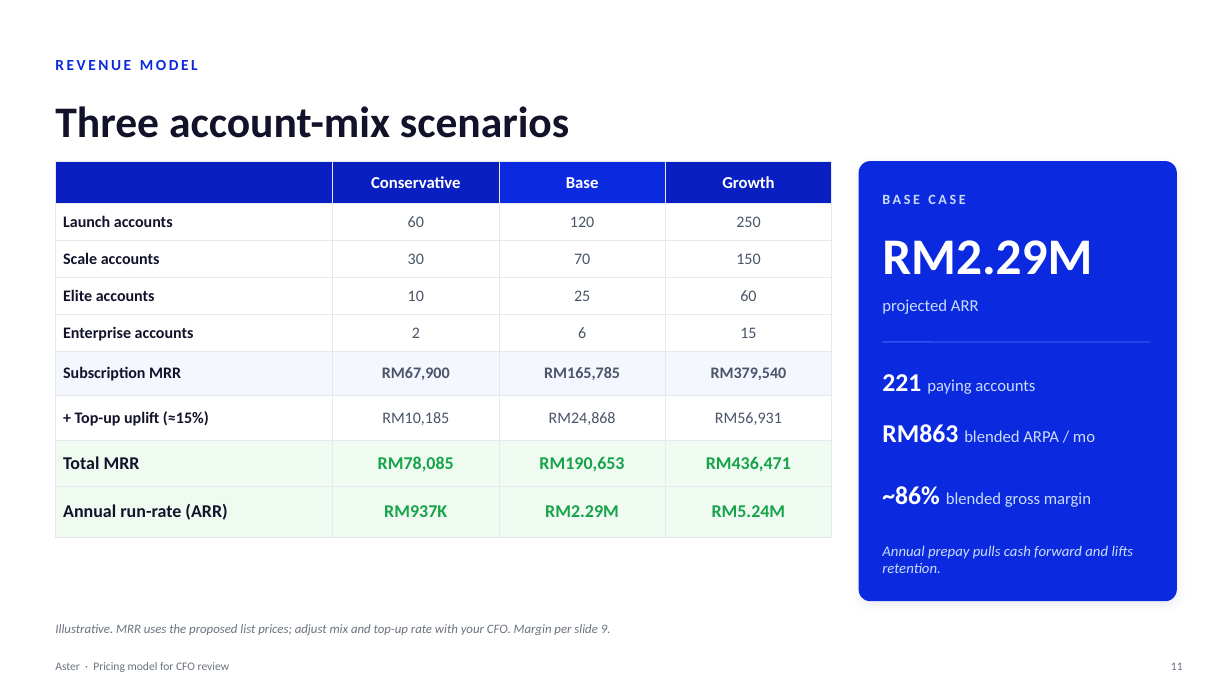
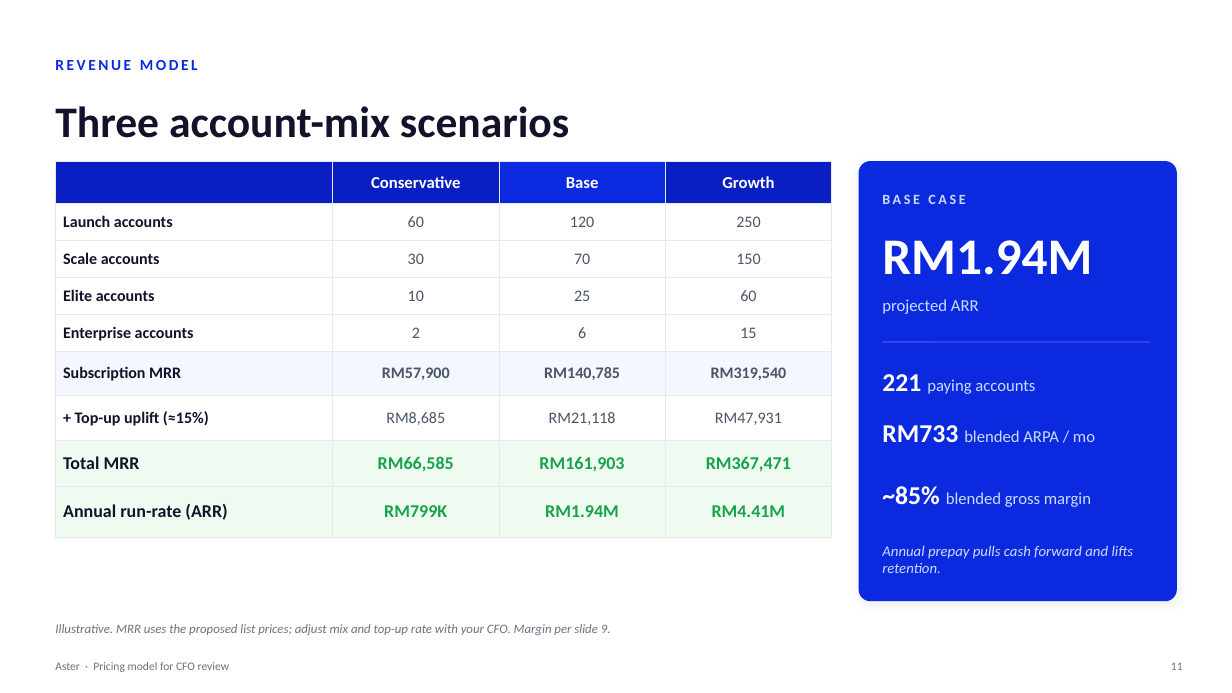
Before and after one commit to shahramly83/aster, a slide deck: slide 11 of docs/aster-pricing-cfo.pptx. Drawn at 1232x693 pixels with LibreOffice and Linux fonts; fonts in the diff are those of the drawing. Boxes give left, top, right and bottom in pixels: in the first picture for what was removed or moved away, otherwise in the second. Text is boxed around its words. In the diff, an @@ line names an element or a change of style, - is before the commit and + after.

```diff
--- a/docs/aster-pricing-cfo.pptx
+++ b/docs/aster-pricing-cfo.pptx
@@ table at (55, 162, 832, 524) @@
-row 6: Subscription MRR | RM67,900 | RM165,785 | RM379,540
+row 6: Subscription MRR | RM57,900 | RM140,785 | RM319,540
-row 7: + Top-up uplift (≈15%) | RM10,185 | RM24,868 | RM56,931
+row 7: + Top-up uplift (≈15%) | RM8,685 | RM21,118 | RM47,931
-row 8: Total MRR | RM78,085 | RM190,653 | RM436,471
+row 8: Total MRR | RM66,585 | RM161,903 | RM367,471
-row 9: Annual run-rate (ARR) | RM937K | RM2.29M | RM5.24M
+row 9: Annual run-rate (ARR) | RM799K | RM1.94M | RM4.41M
@@ text at (882, 240, 1092, 275): text changed @@
-RM2.29M
+RM1.94M
@@ text at (882, 425, 1095, 442): text changed @@
-RM863 blended ARPA / mo
+RM733 blended ARPA / mo
@@ text at (882, 486, 1091, 507): text changed @@
-~86% blended gross margin
+~85% blended gross margin
```
Also in this commit, not shown: 5 other slides changed.
